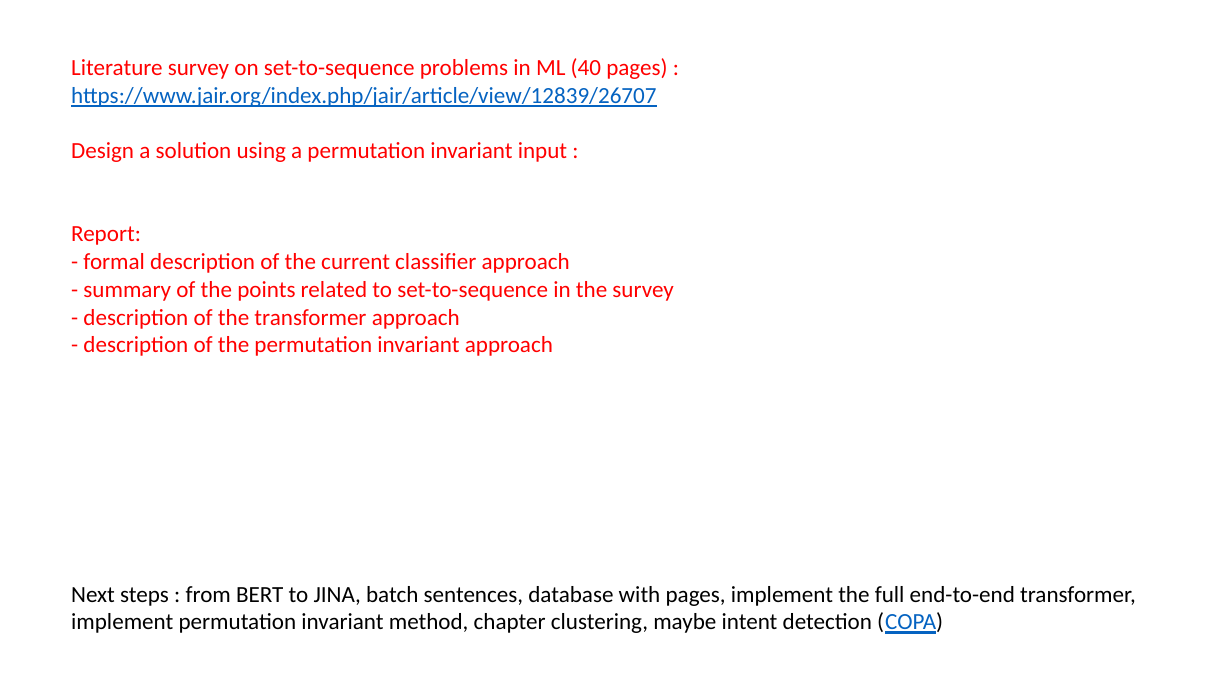
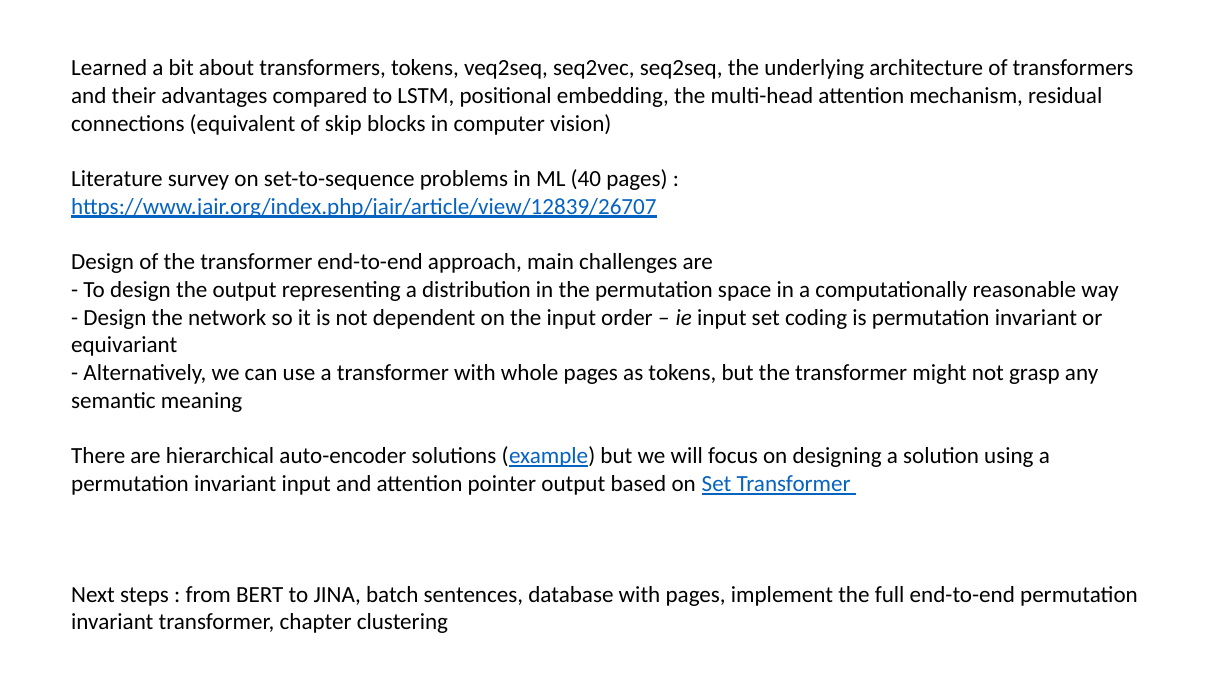
Before and after one commit to VictorFournier06/Jawbone, a slide deck: slide 8 of Weekly/Weekly Summary.pptx. Drawn at 1232x693 pixels with LibreOffice and Linux fonts; fonts in the diff are those of the drawing. Boxes give left, top, right and bottom in pixels: in the first picture for what was removed or moved away, otherwise in the second. Text is boxed around its words. In the diff, an @@ line names an element or a change of style, - is before the commit and + after.

```diff
--- a/Weekly/Weekly Summary.pptx
+++ b/Weekly/Weekly Summary.pptx
@@ text at [71, 59, 1134, 135]: paragraph added @@
+Learned a bit about transformers, tokens, veq2seq, seq2vec, seq2seq, the underlying architecture of transformers and their advantages compared to LSTM, positional embedding, the multi-head attention mechanism, residual connections (equivalent of skip blocks in computer vision)
@@ text at [71, 169, 667, 190]: text colour #FF0000 to #000000 in "Literature survey on set-to-sequence problems in ML ..." @@
@@ text at [71, 253, 1138, 633]: text changed; text colour #FF0000 to #000000 @@
-Design a solution using a permutation invariant input :
-Report:
-- formal description of the current classifier approach
-- summary of the points related to set-to-sequence in the survey
-- description of the transformer approach
-- description of the permutation invariant approach
-Next steps : from BERT to JINA, batch sentences, database with pages, implement the full end-to-end transformer, implement permutation invariant method, chapter clustering, maybe intent detection (COPA)
+Design of the transformer end-to-end approach, main challenges are
+- To design the output representing a distribution in the permutation space in a computationally reasonable way
+- Design the network so it is not dependent on the input order – ie input set coding is permutation invariant or equivariant
+- Alternatively, we can use a transformer with whole pages as tokens, but the transformer might not grasp any semantic meaning
+There are hierarchical auto-encoder solutions (example) but we will focus on designing a solution using a permutation invariant input and attention pointer output based on Set Transformer
+Next steps : from BERT to JINA, batch sentences, database with pages, implement the full end-to-end permutation invariant transformer, chapter clustering
```
Also in this commit, not shown: 2 other slides changed, 1 slide added, 1 slide removed, 6 other files.
